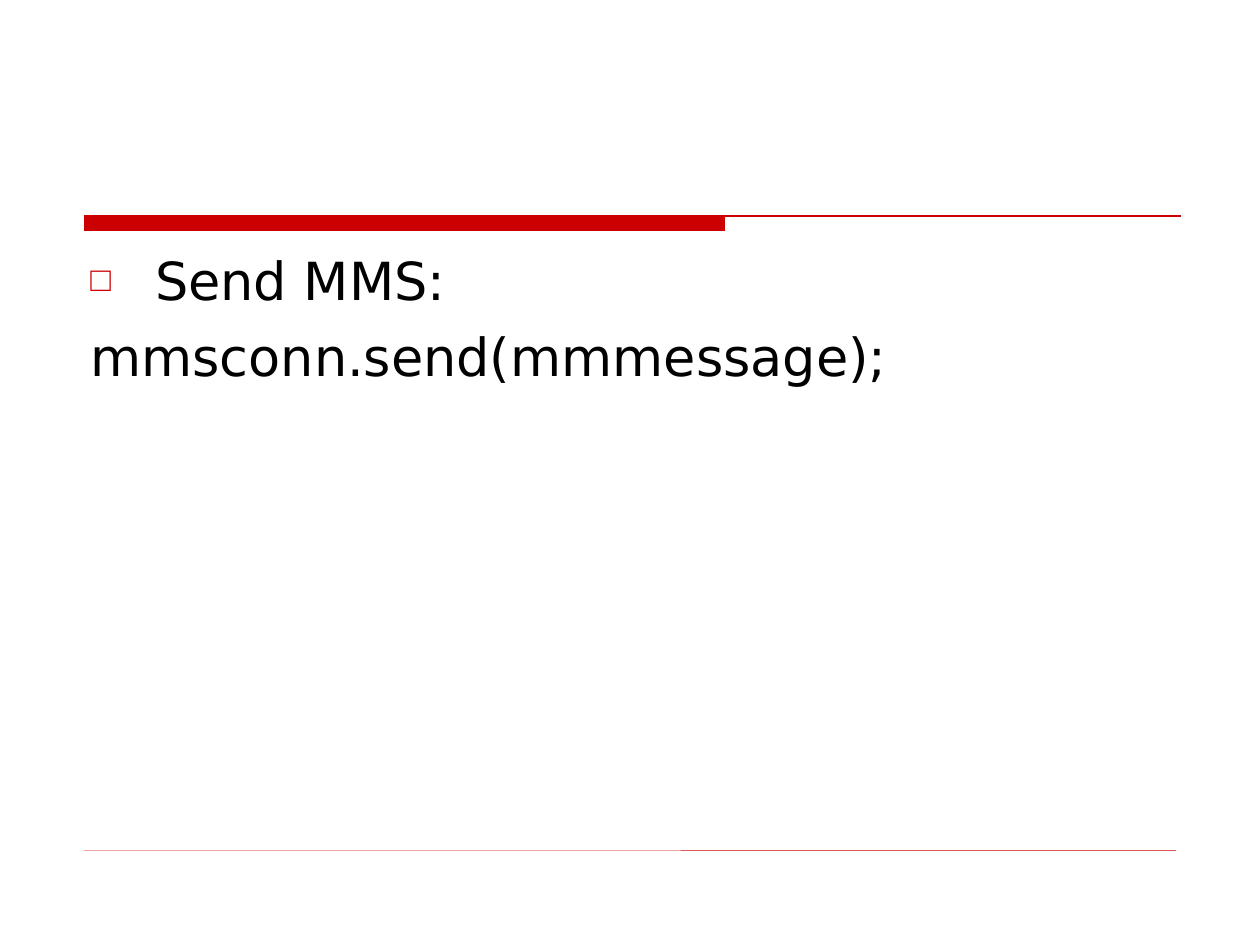
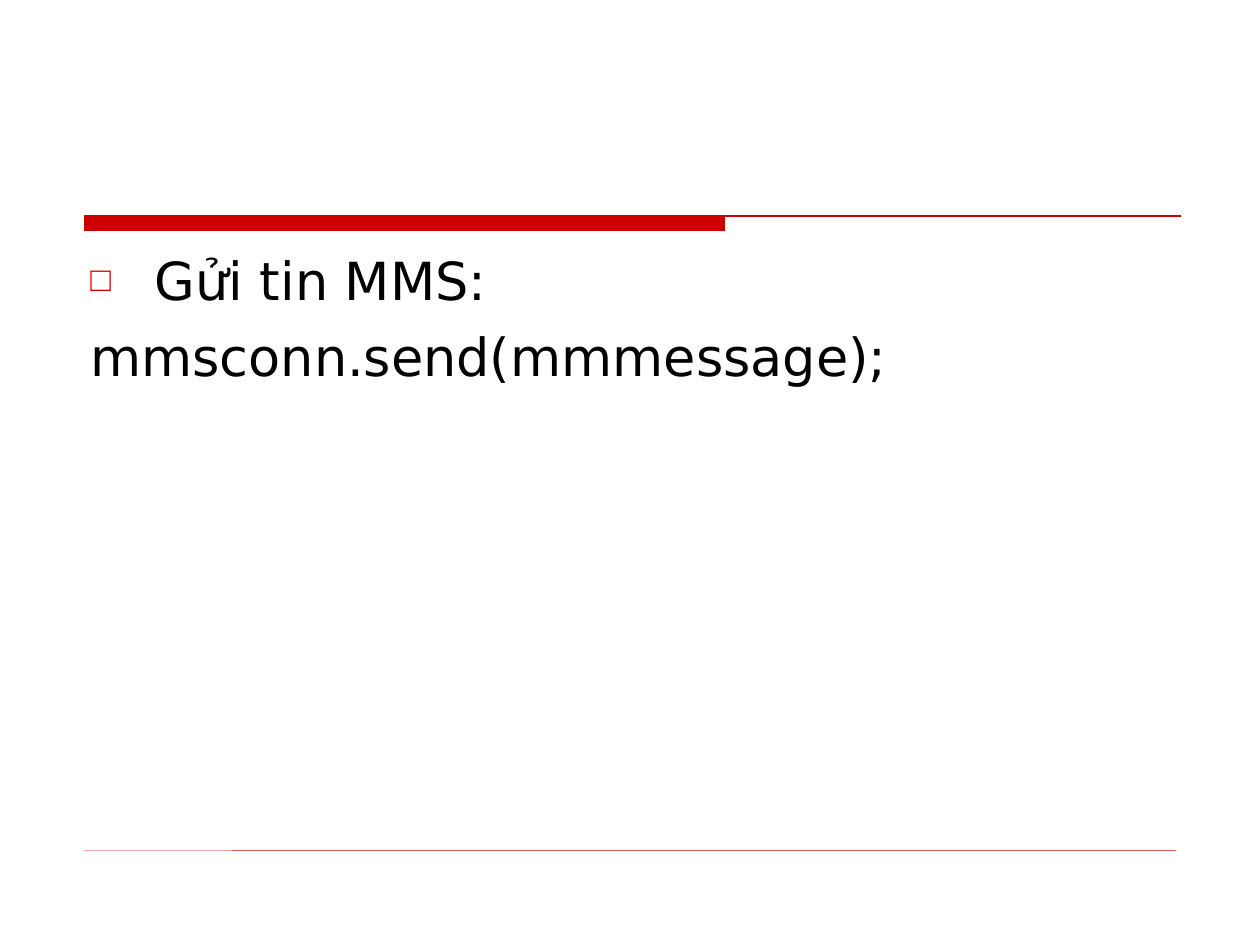
Before and after one commit to phamtuanchip/labs, a slide deck: slide 16 of M1304M-C1304M/j2me/slides/Session11.ppt. Drawn at 1260x945 pixels with LibreOffice and Linux fonts; fonts in the diff are those of the drawing; background and template pictures are left out. Boxes give left, top, right and bottom in pixels: in the first picture for what was removed or moved away, otherwise in the second. Text is boxed around its words. In the diff, an @@ line names an element or a change of style, - is before the commit and + after.

```diff
--- a/M1304M-C1304M/j2me/slides/Session11.ppt
+++ b/M1304M-C1304M/j2me/slides/Session11.ppt
@@ text at (155,258,486,301): text changed @@
-□ Send MMS:
+□ Gửi tin MMS:
```
Also in this commit, not shown: 6 other slides changed, 4 slides added, 4 slides removed, 7 other files.
